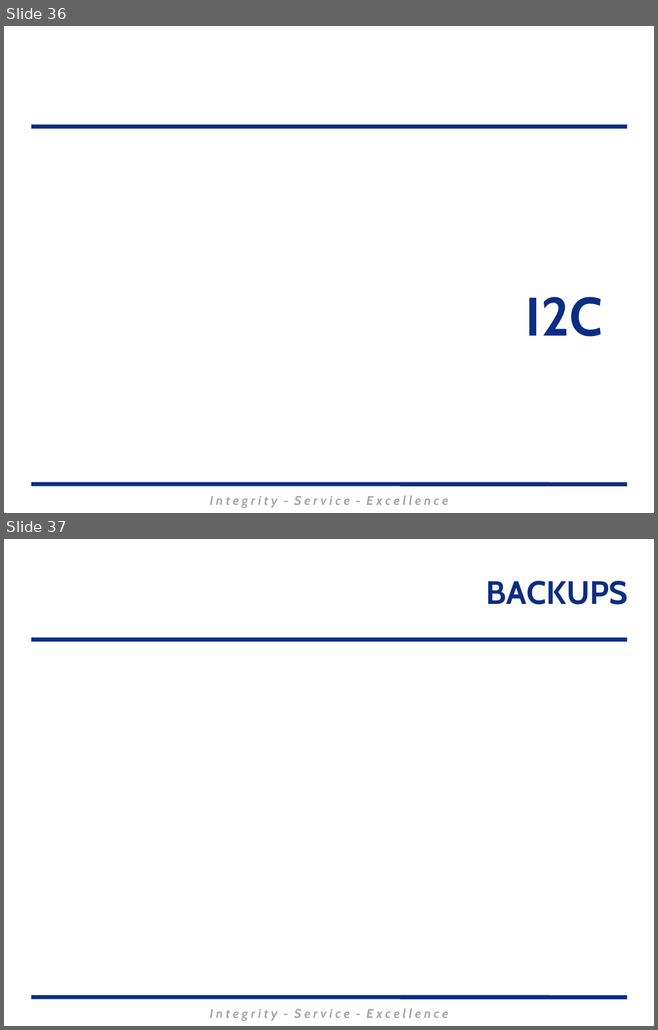
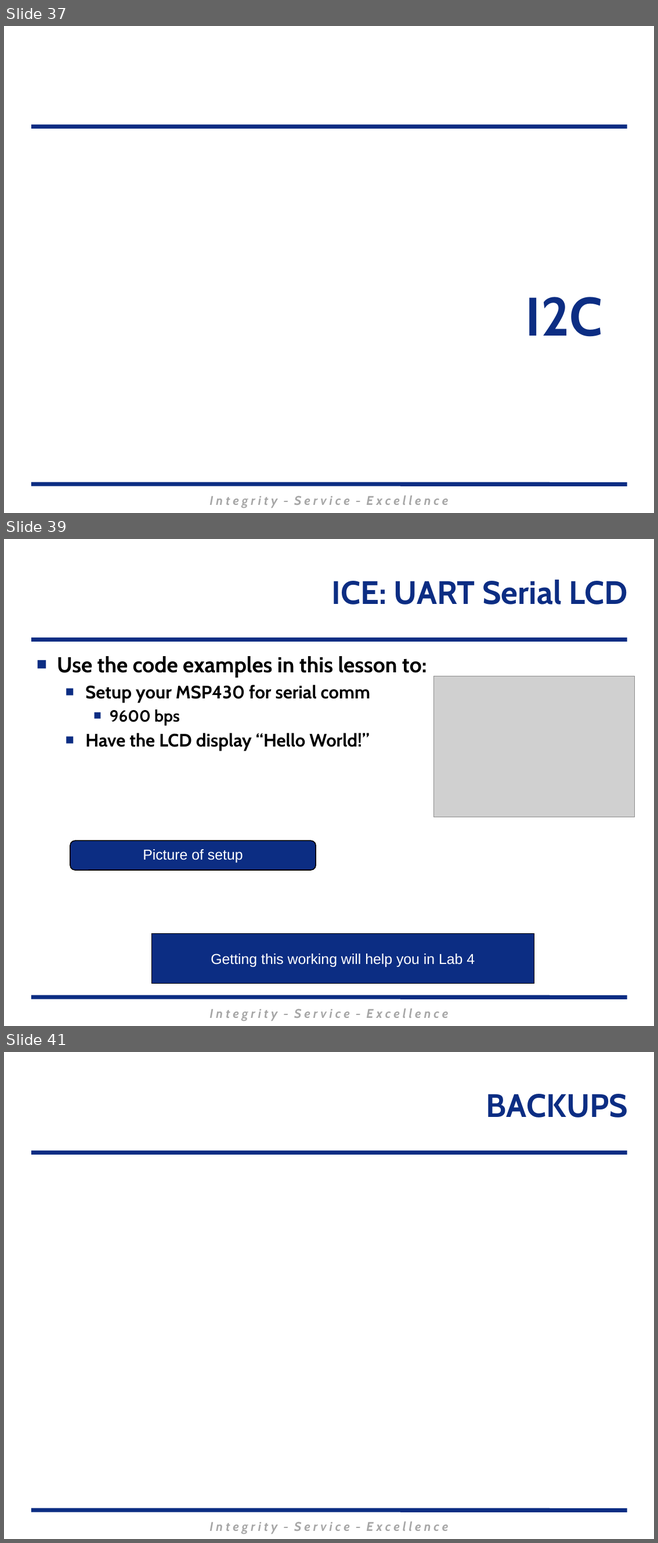
Before and after one commit to MarsUniversity/ECE382, a slide deck: source/lessons/lsn26-27-28/Lsn26-27-28.pptx. Shown one above the other, each under a label of ours: slides 36 and 37 before the commit, slides 37, 39 and 41 after it; the slides between them are not shown. The pictures are 658x1030 and 658x1543 pixels, drawn with LibreOffice and Linux fonts; fonts in the diff are those of the drawing; grey boxes stand for pictures; background and template pictures are left out. Boxes give left, top, right and bottom in pixels: in the first picture for what was removed or moved away, otherwise in the second. Text is boxed around its words. In the diff, an @@ line names an element or a change of style, - is before the commit and + after.

```diff
--- a/source/lessons/lsn26-27-28/Lsn26-27-28.pptx
+++ b/source/lessons/lsn26-27-28/Lsn26-27-28.pptx
@@ slide 39 added at (x1=4, y1=539, x2=654, y2=1026), background #FFFFFF; not listed: 3 template elements that a slide beside it also shows @@
@@ title added at (x1=332, y1=580, x2=628, y2=605), 36 pt, text #0C2D83, bold @@
+ICE: UART Serial LCD
@@ text added at (x1=57, y1=656, x2=427, y2=751), 20 pt, text #000000, bold @@
+■ Use the code examples in this lesson to:
+  ■ Setup your MSP430 for serial comm
+    ■ 9600 bps
+  ■ Have the LCD display “Hello World!”
@@ picture added at (x1=433, y1=676, x2=634, y2=817) @@
@@ rounded rectangle added at (x1=70, y1=841, x2=316, y2=870), fill #0C2D83, outline #000000 1 pt, 16 pt, text #FFFFFF @@
+Picture of setup
@@ rectangle added at (x1=151, y1=934, x2=534, y2=984), fill #0C2D83, outline #000000 1 pt, 16 pt, text #FFFFFF @@
+Getting this working will help you in Lab 4
@@ what was slide 36 is now slide 37 @@
@@ what was slide 37 is now slide 41 @@
```
Also in this commit, not shown: 5 slides changed, 4 other slides added, 1 slide removed, 3 other files.
